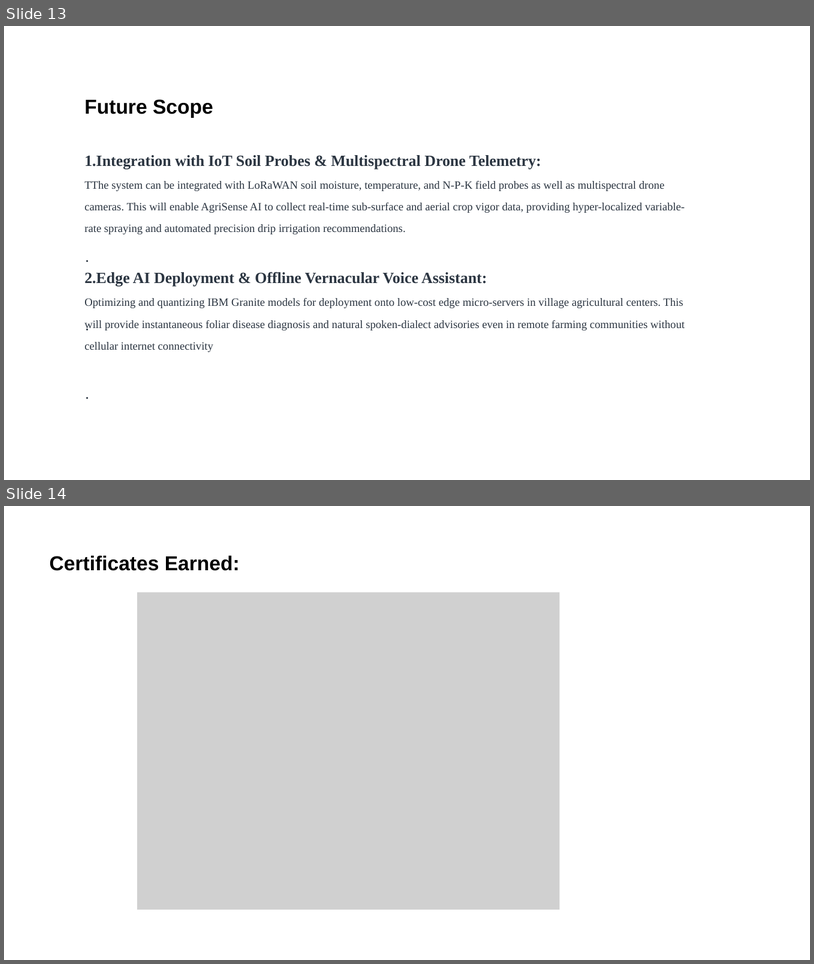
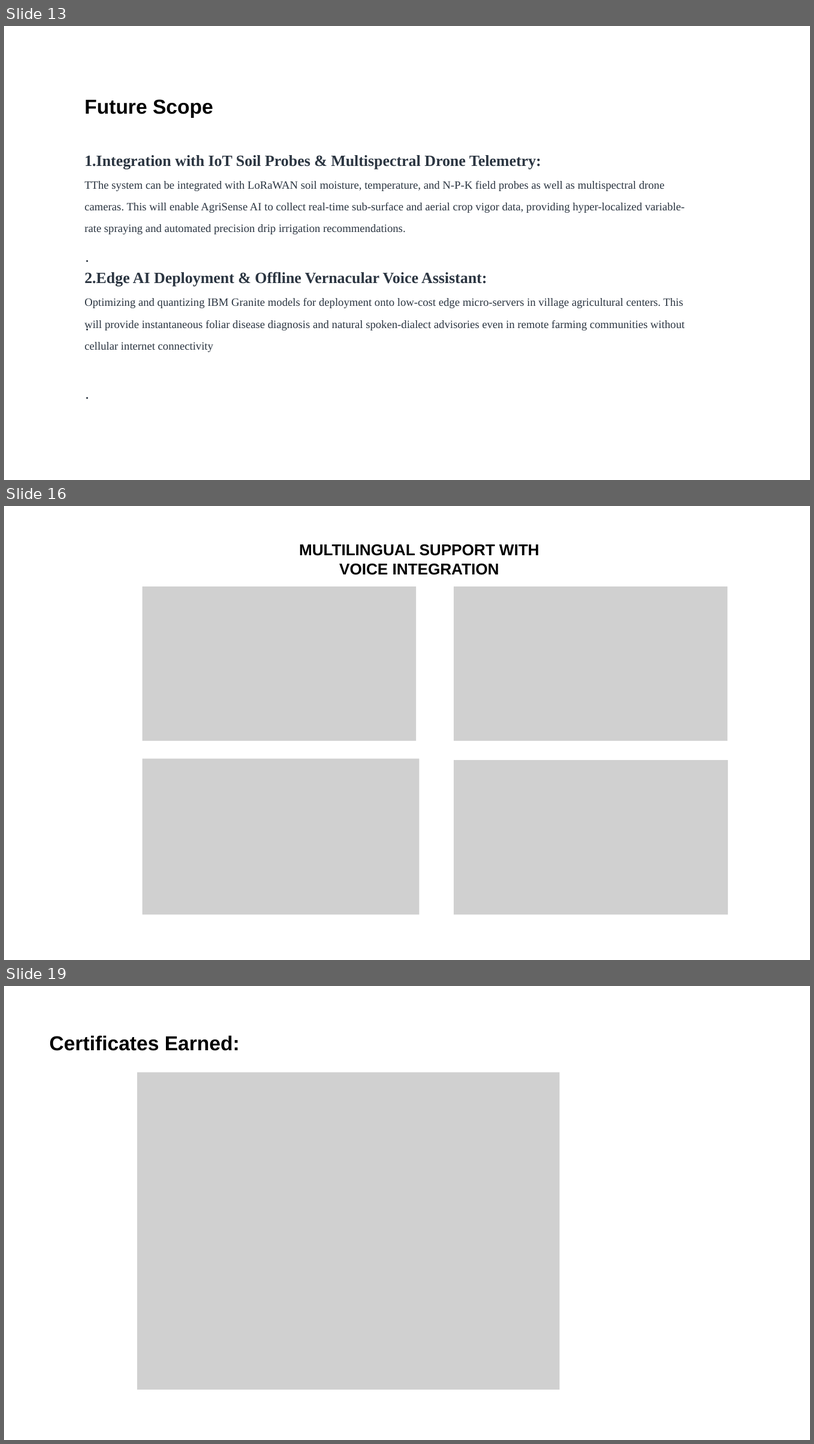
Before and after one commit to swarna-builds/AgriSense-AI-IBM-Granite, a slide deck: your projectpresentation.pptx. Shown one above the other, each under a label of ours: slides 13 and 14 before the commit, slides 13, 16 and 19 after it; the slides between them are not shown. The pictures are 814x964 and 814x1444 pixels, drawn with LibreOffice and Linux fonts; fonts in the diff are those of the drawing; grey boxes stand for pictures. Boxes give left, top, right and bottom in pixels: in the first picture for what was removed or moved away, otherwise in the second. Text is boxed around its words. In the diff, an @@ line names an element or a change of style, - is before the commit and + after.

```diff
--- a/your projectpresentation.pptx
+++ b/your projectpresentation.pptx
@@ slide 16 added at (4,506,810,960), background #FFFFFF @@
@@ text added at (299,544,540,575), 28 pt, text #000000, bold @@
+MULTILINGUAL SUPPORT WITH VOICE INTEGRATION
@@ picture added at (142,586,416,741) @@
@@ picture added at (454,586,728,741) @@
@@ picture added at (142,759,419,914) @@
@@ picture added at (454,760,728,915) @@
@@ what was slide 14 is now slide 19 @@
```
Also in this commit, not shown: 1 slide changed, 4 other slides added, 6 other files.
